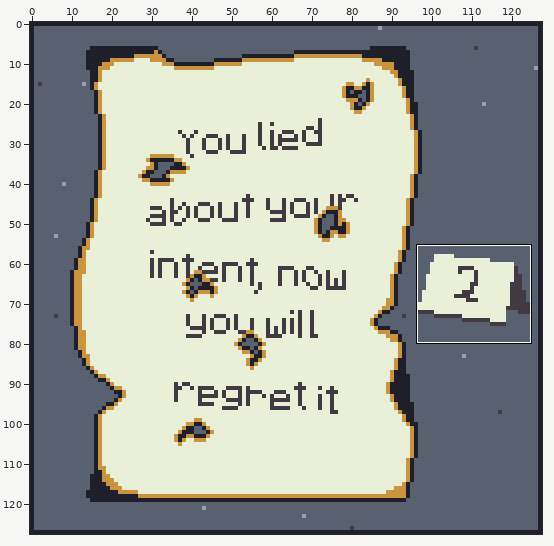
A pixel-art file gets an edit: assets/clue-items/big-note.aseprite. The first picture is a wide view before the edit; the outline marks the close-up.
Close-up. Earlier state:
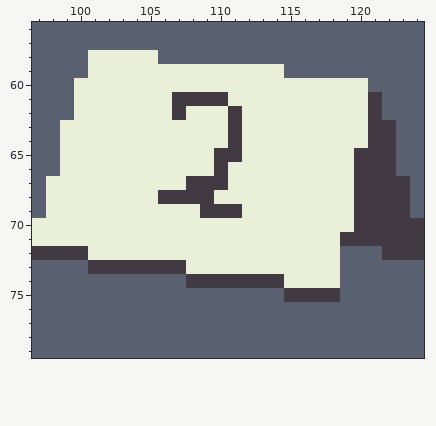
128x128 pixels, 1 frame. Shown: x 97..124, y 56..79.
New version:
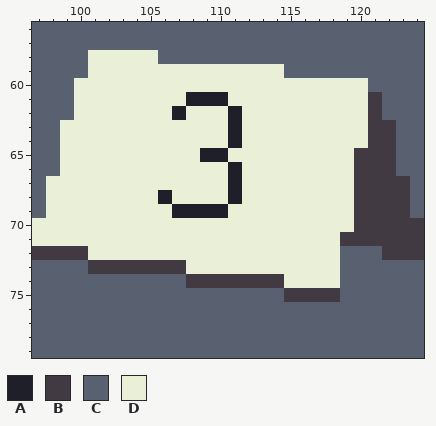
Palette (. is transparent): A #1f1f29  B #413a42  C #596070  D #eaf0d8
The edit:
Layer "Layer 4":
Colour B becomes colour A in row 61 at x 108 to 110; in row 62 at x 107 and 111; in rows 63 to 64 at x 111; in row 65 at x 110; in row 68 at x 106; in row 69 at x 109 to 110.
Colour D becomes colour A in row 65 at x 109; in rows 66 to 68 at x 111; in row 69 at x 107 to 108.
Colour B becomes colour D in row 61 at x 107; in row 65 at x 111; in row 66 at x 110; in row 67 at x 108 to 110; in row 68 at x 107 to 109; in row 69 at x 111.
Boxes around the changes in both close-ups, in picture pixels (x1, y1, x2, y2):
changed: (158, 92, 242, 218)
